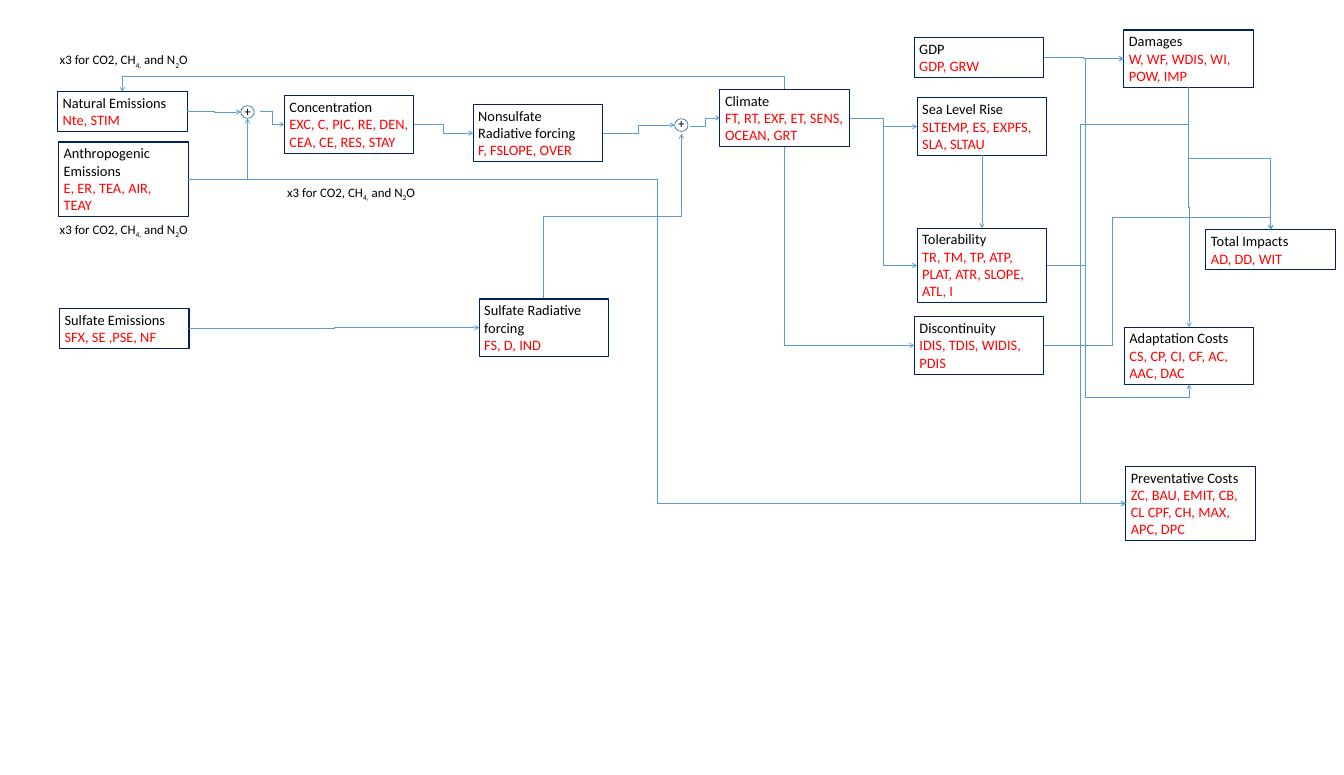
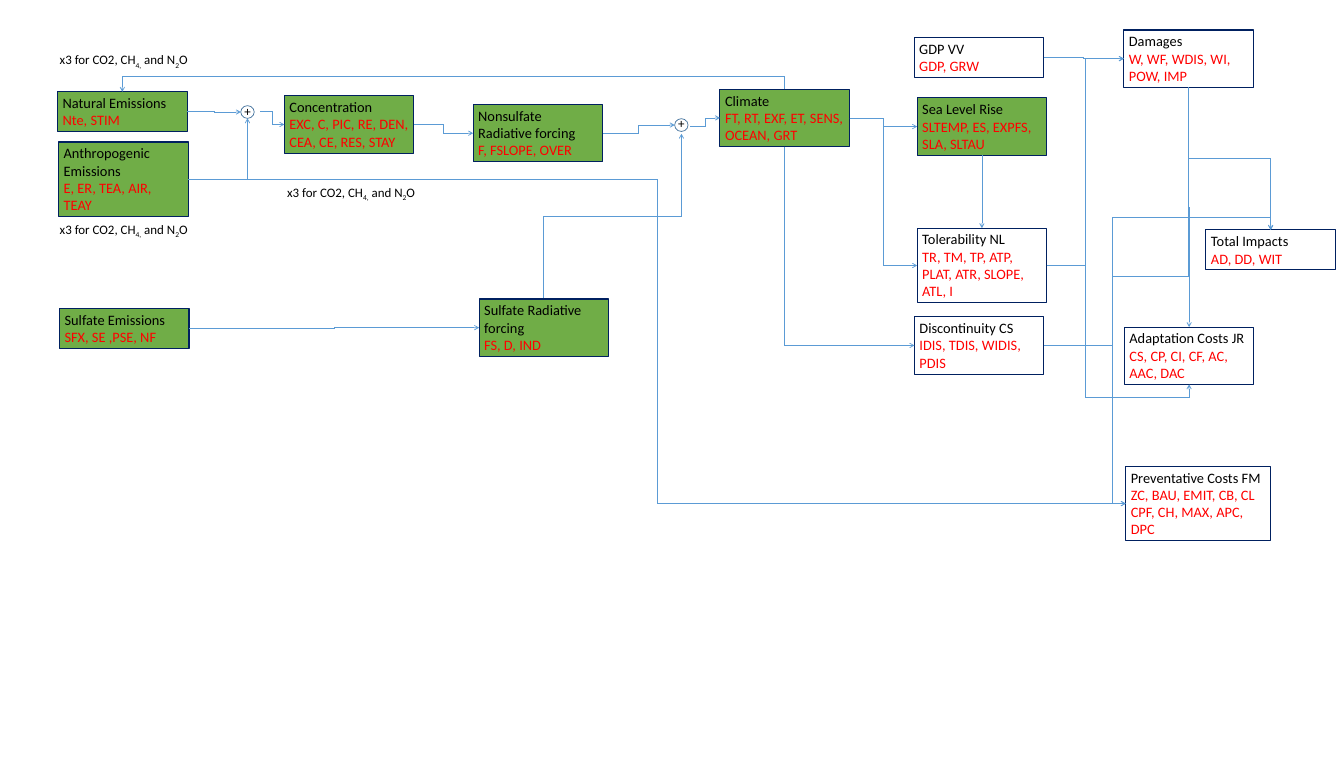
Before and after one commit to anthofflab/MimiPAGE2009.jl, a slide deck: slide 1 of PAGE Components.pptx. Drawn at 1344x775 pixels with LibreOffice and Linux fonts; fonts in the diff are those of the drawing. Boxes give left, top, right and bottom in pixels: in the first picture for what was removed or moved away, otherwise in the second. Text is boxed around its words. In the diff, an @@ line names an element or a change of style, - is before the commit and + after.

Commit message:
Update graph of components

```diff
--- a/PAGE Components.pptx
+++ b/PAGE Components.pptx
@@ text in rectangle at <box>919,44,964,54</box>: text changed @@
-GDP
+GDP VV
@@ elbow arrow (1188, 87) - (1126, 504): route changed @@
@@ fill none to #70AD47 in 8 elements at <box>57,92,187,132</box>, <box>58,142,188,217</box>, <box>284,96,414,153</box>, <box>59,309,189,348</box>, <box>720,89,850,147</box>, <box>917,98,1047,155</box>, <box>479,299,609,357</box>, <box>473,104,603,162</box> @@
@@ text in rectangle at <box>922,234,1005,247</box>: text changed @@
-Tolerability
+Tolerability NL
@@ text in rectangle at <box>919,323,1013,336</box>: text changed @@
-Discontinuity
+Discontinuity CS
@@ text in rectangle at <box>1129,333,1244,346</box>: text changed @@
-Adaptation Costs
+Adaptation Costs JR
@@ rectangle "Preventative Costs FM": place and size @@
-rectangle "Preventative Costs FM" at <box>1126,466,1256,541</box>
+rectangle "Preventative Costs FM" at <box>1126,466,1271,541</box>
@@ text in rectangle at <box>1131,473,1261,483</box>: text changed @@
-Preventative Costs
+Preventative Costs FM
```
